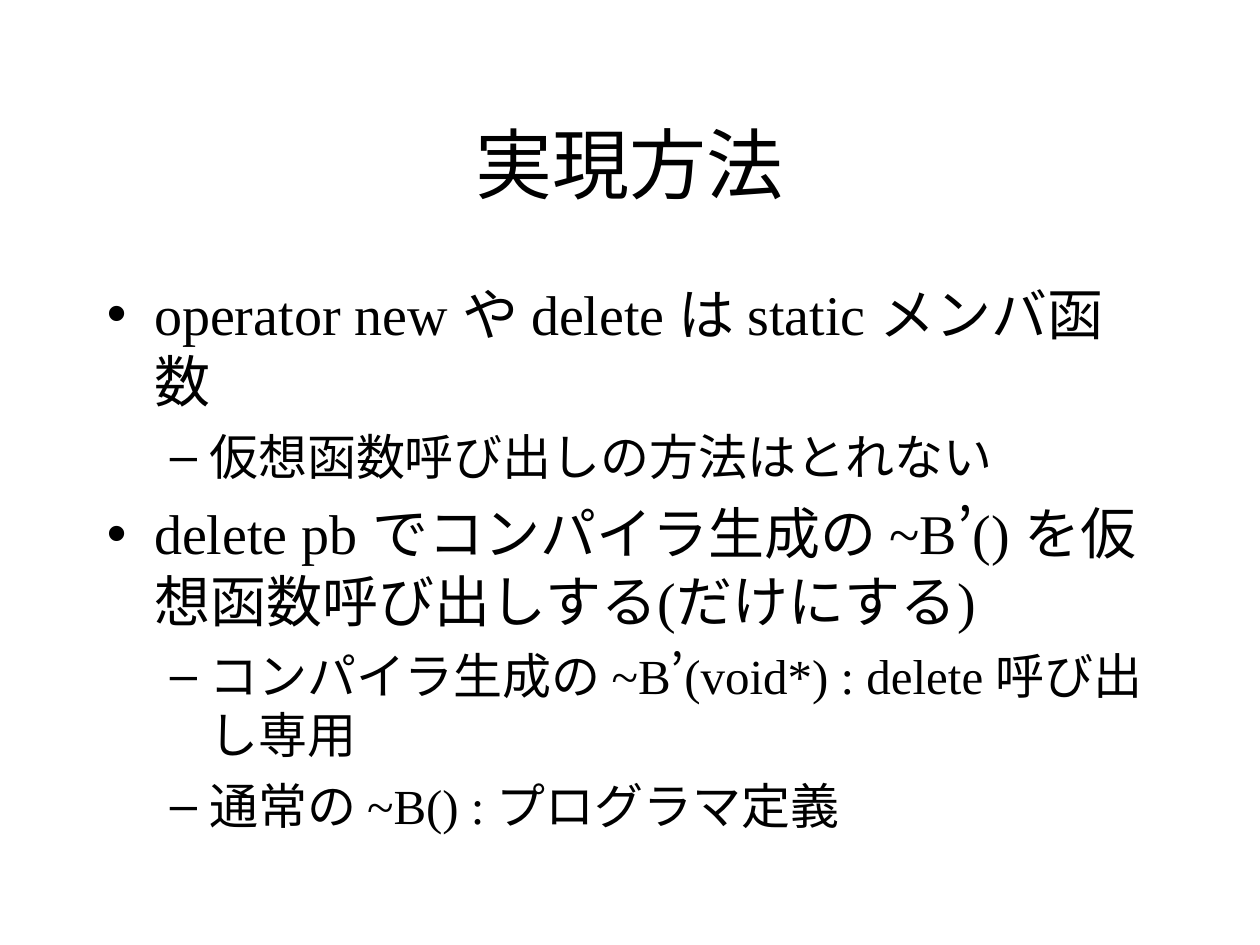
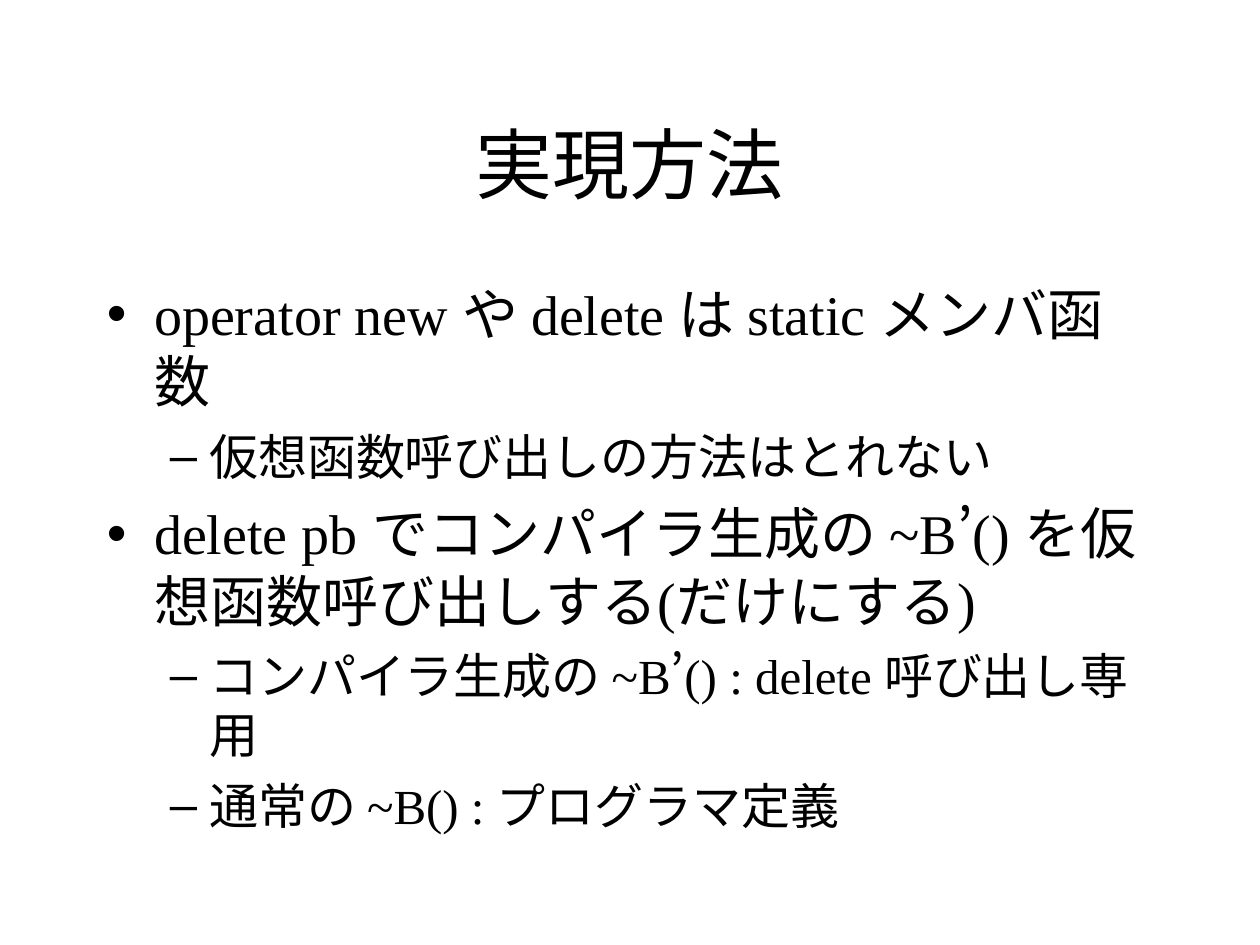
Before and after one commit to KeiHasegawa/cxx_doc, a slide deck: slide 3 of 10_delete.ppt. Drawn at 1260x945 pixels with LibreOffice and Linux fonts; fonts in the diff are those of the drawing. Boxes give left, top, right and bottom in pixels: in the first picture for what was removed or moved away, otherwise in the second. Text is boxed around its words. In the diff, an @@ line names an element or a change of style, - is before the commit and + after.

Commit message:
update 10_delete

```diff
--- a/10_delete.ppt
+++ b/10_delete.ppt
@@ text at bbox=[209, 652, 1129, 757]: text changed @@
-  – コンパイラ生成の ~B’(void*) : delete 呼び出し専用
+  – コンパイラ生成の ~B’() : delete 呼び出し専用
```
Also in this commit, not shown: 1 other slide changed, 1 other file.
